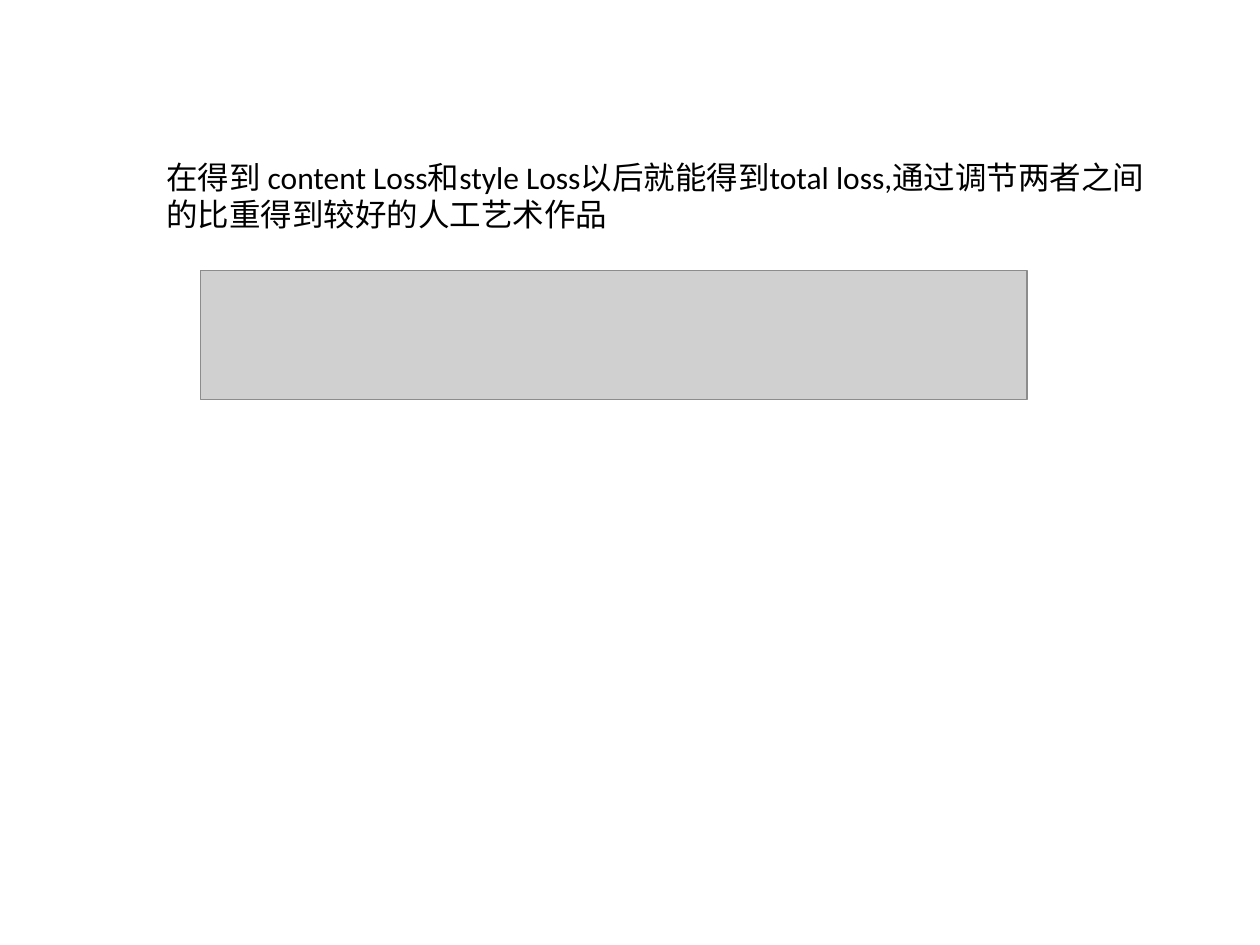
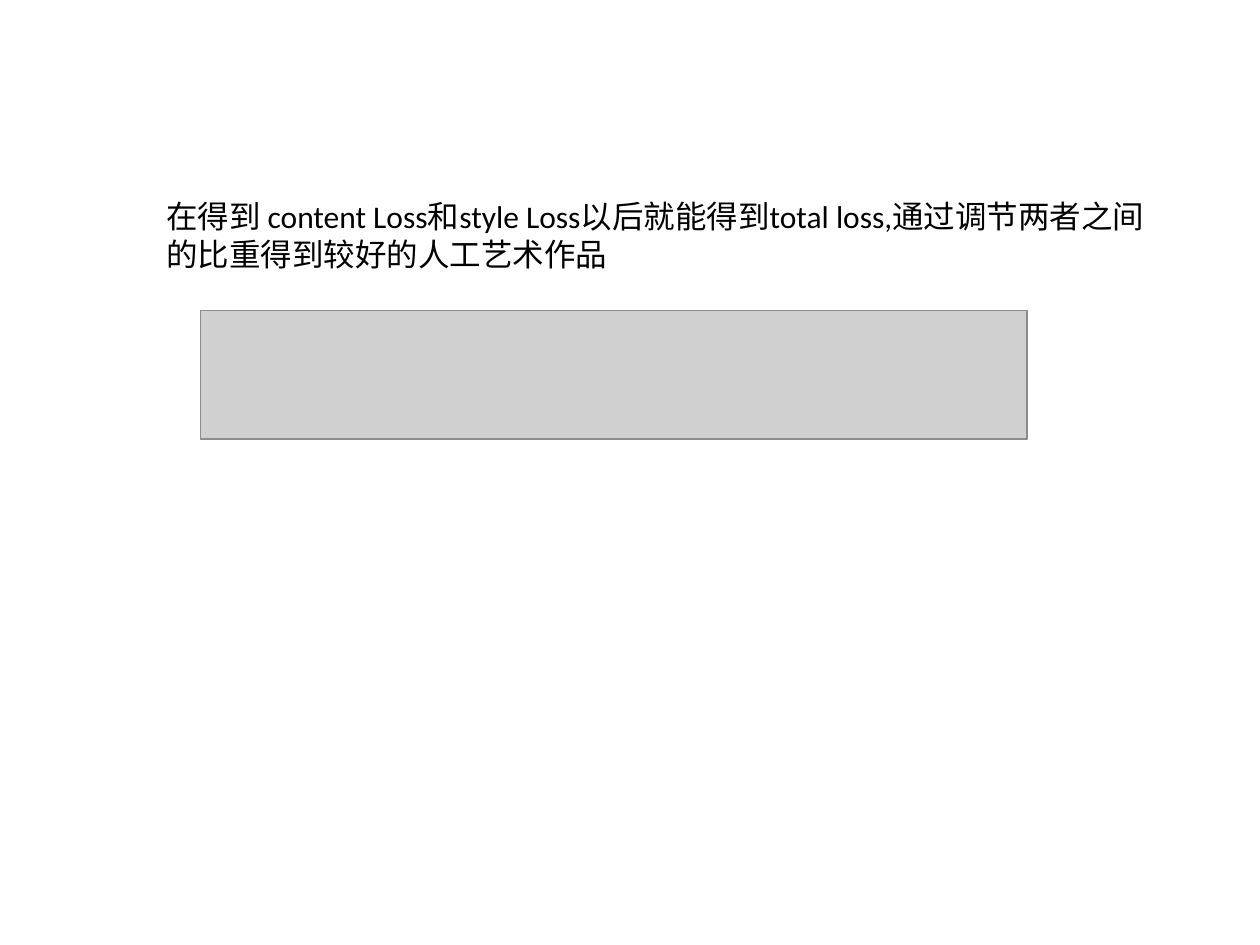
Before and after one commit to xionglong58/github, a slide deck: slide 8 of demo.pptx. Drawn at 1260x945 pixels with LibreOffice and Linux fonts; fonts in the diff are those of the drawing; grey boxes stand for pictures. Boxes give left, top, right and bottom in pixels: in the first picture for what was removed or moved away, otherwise in the second. Text is boxed around its words. In the diff, an @@ line names an element or a change of style, - is before the commit and + after.

Commit message:
1-2

```diff
--- a/demo.pptx
+++ b/demo.pptx
@@ text "在得到 content Loss和style Loss以后就能得到total loss,通过调节两者之间": place and size @@
-text "在得到 content Loss和style Loss以后就能得到total loss,通过调节两者之间" at (166,162,1144,229)
+text "在得到 content Loss和style Loss以后就能得到total loss,通过调节两者之间" at (166,201,1144,269)
@@ picture: place and size @@
-picture at (200,271,1027,399)
+picture at (200,310,1027,438)
```
